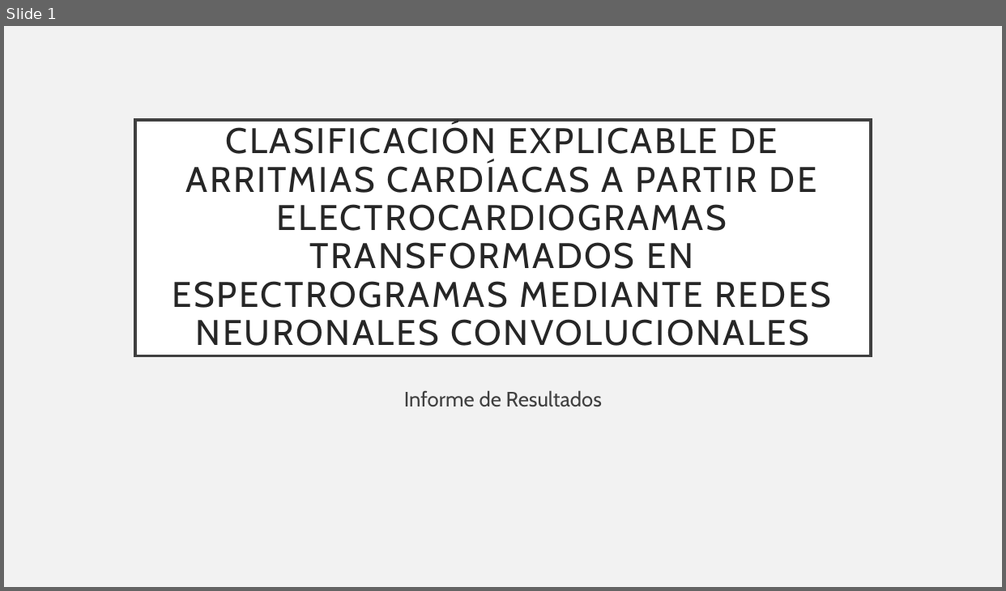
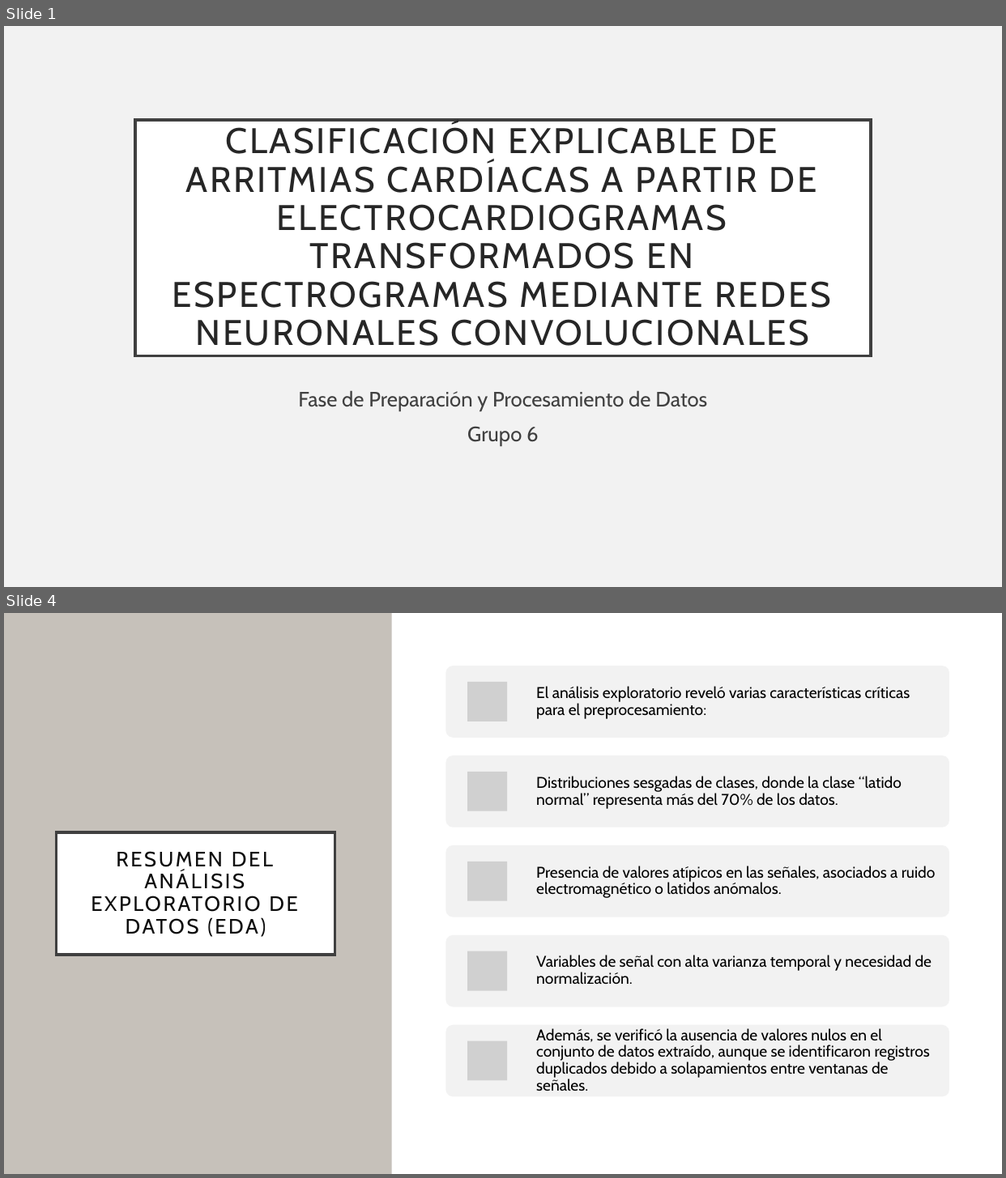
Before and after one commit to luisbustamante-droid/TITULACION_UEES, a slide deck: PresentacionTecnica_Semana2/Clasificación_explicable_dearritmias.pptx. Shown one above the other, each under a label of ours: slide 1 before the commit, slides 1 and 4 after it; the slides between them are not shown. The pictures are 1006x591 and 1006x1178 pixels, drawn with LibreOffice and Linux fonts; fonts in the diff are those of the drawing; grey boxes stand for pictures. Boxes give left, top, right and bottom in pixels: in the first picture for what was removed or moved away, otherwise in the second. Text is boxed around its words. In the diff, an @@ line names an element or a change of style, - is before the commit and + after.

```diff
--- a/PresentacionTecnica_Semana2/Clasificación_explicable_dearritmias.pptx
+++ b/PresentacionTecnica_Semana2/Clasificación_explicable_dearritmias.pptx
@@ slide 4 added at (x1=4, y1=613, x2=1002, y2=1174), background #FFFFFF @@
@@ rectangle added at (x1=4, y1=613, x2=392, y2=1174), fill #C6C1BA @@
@@ rectangle added at (x1=394, y1=613, x2=1002, y2=1174), fill #FFFFFF @@
@@ title added at (x1=57, y1=833, x2=335, y2=955), fill #FFFFFF, outline #404040 2.5 pt, 20 pt, text #0D0D0D @@
+RESUMEN DEL ANÁLISIS EXPLORATORIO DE DATOS (EDA)
@@ group added at (x1=445, y1=666, x2=949, y2=1097): 5 rounded rectangles, 5 pictures, 5 texts @@
+El análisis exploratorio reveló varias características críticas para el preprocesamiento:
+Distribuciones sesgadas de clases, donde la clase “latido normal” representa más del 70% de los datos.
+Presencia de valores atípicos en las señales, asociados a ruido electromagnético o latidos anómalos.
+Variables de señal con alta varianza temporal y necesidad de normalización.
+Además, se verificó la ausencia de valores nulos en el conjunto de datos extraído, aunque se identificaron registros duplicados debido a solapamientos entre ventanas de señales.
@@ slide 1 changed as well @@
@@ subtitle at (x1=298, y1=390, x2=707, y2=446): text changed @@
-Informe de Resultados
+Fase de Preparación y Procesamiento de Datos
+Grupo 6
```
Also in this commit, not shown: 2 other slides changed, 6 other slides added, 5 slides removed.
